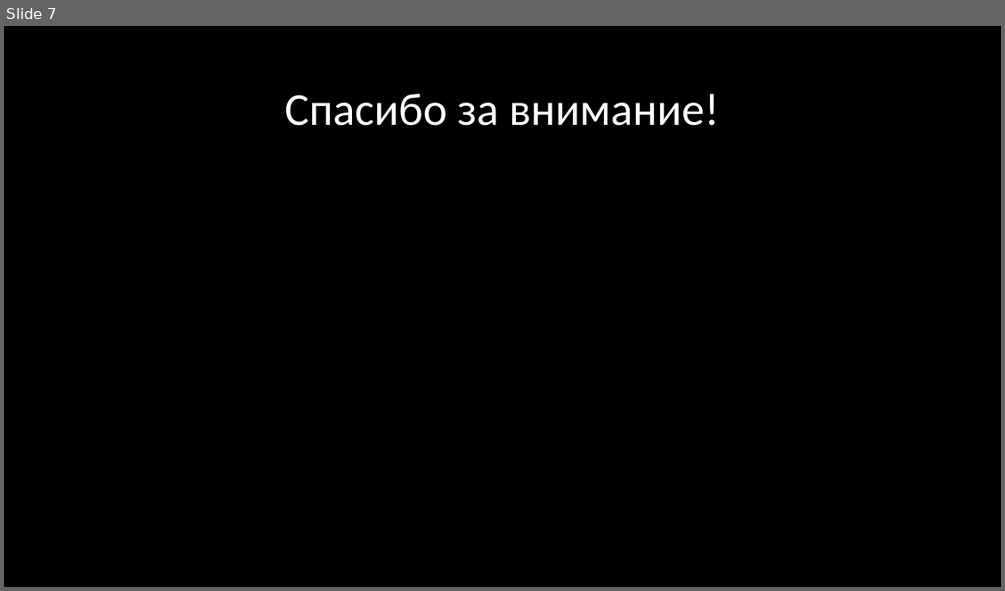
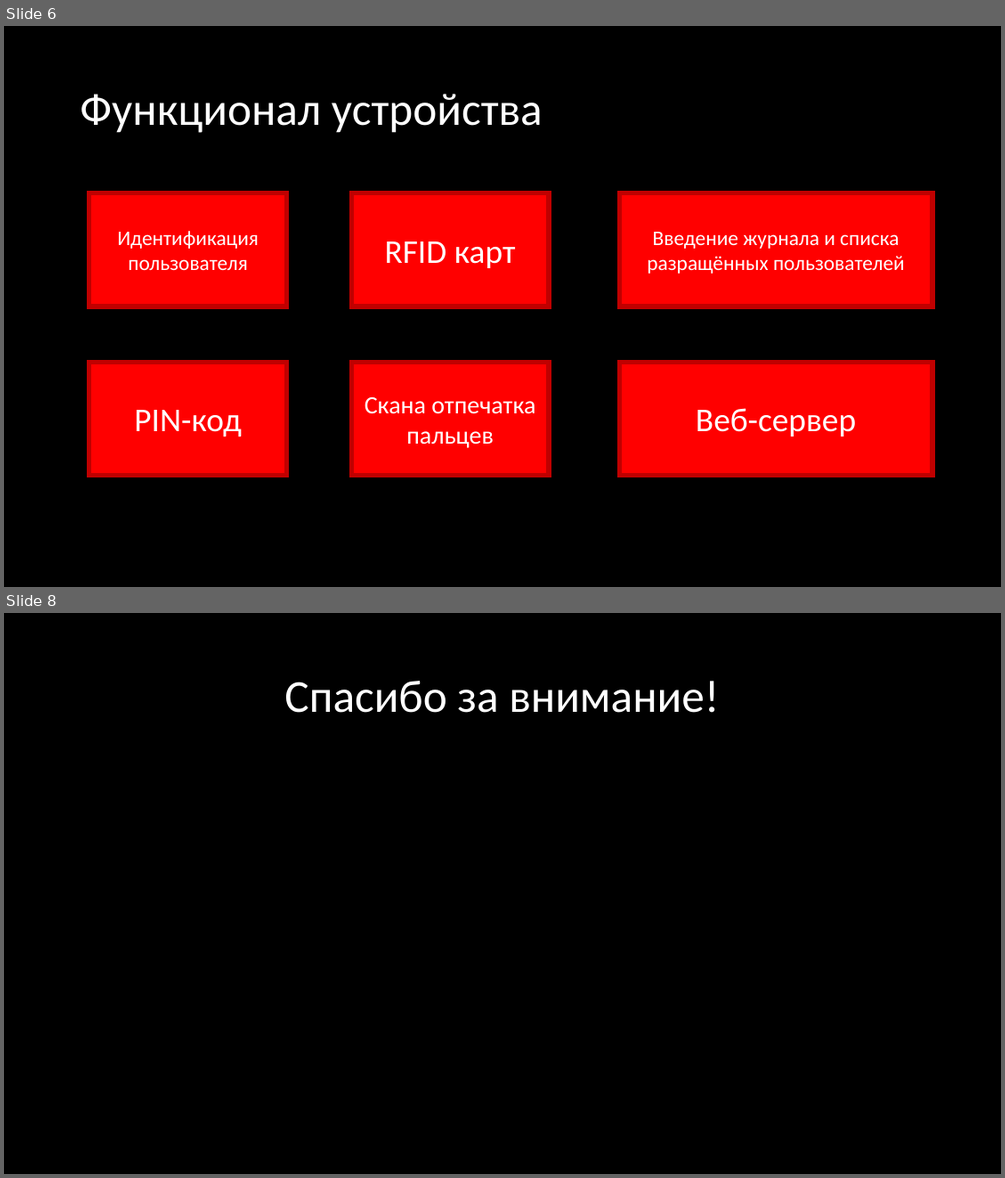
Before and after one commit to maxim5858mru/graduate-work-college-tiu, a slide deck: Text/Дипломная работа/Презентация.pptx. Shown one above the other, each under a label of ours: slide 7 before the commit, slides 6 and 8 after it; the slides between them are not shown. The pictures are 1005x591 and 1005x1178 pixels, drawn with LibreOffice and Linux fonts; fonts in the diff are those of the drawing. Boxes give left, top, right and bottom in pixels: in the first picture for what was removed or moved away, otherwise in the second. Text is boxed around its words. In the diff, an @@ line names an element or a change of style, - is before the commit and + after.

```diff
--- a/Text/Дипломная работа/Презентация.pptx
+++ b/Text/Дипломная работа/Презентация.pptx
@@ slide 6 added at [4,26,1001,587], background #000000 @@
@@ title added at [80,94,542,133], 44 pt, text #FFFFFF @@
+Функционал устройства
@@ rectangle added at [89,192,287,306], fill #FF0000, outline #C00000 4.5 pt, 20 pt, text #FFFFFF @@
+Идентификация пользователя
@@ rectangle added at [352,192,550,306], fill #FF0000, outline #C00000 4.5 pt, 32 pt, text #FFFFFF @@
+RFID карт
@@ rectangle added at [619,192,932,306], fill #FF0000, outline #C00000 4.5 pt, 20 pt, text #FFFFFF @@
+Введение журнала и списка разращённых пользователей
@@ rectangle added at [89,362,287,475], fill #FF0000, outline #C00000 4.5 pt, 32 pt, text #FFFFFF @@
+PIN-код
@@ rectangle added at [352,362,550,475], fill #FF0000, outline #C00000 4.5 pt, 24 pt, text #FFFFFF @@
+Скана отпечатка пальцев
@@ rectangle added at [619,362,932,475], fill #FF0000, outline #C00000 4.5 pt, 32 pt, text #FFFFFF @@
+Веб-сервер
@@ what was slide 7 is now slide 8 @@
```
Also in this commit, not shown: 6 slides changed, 7 other files.
